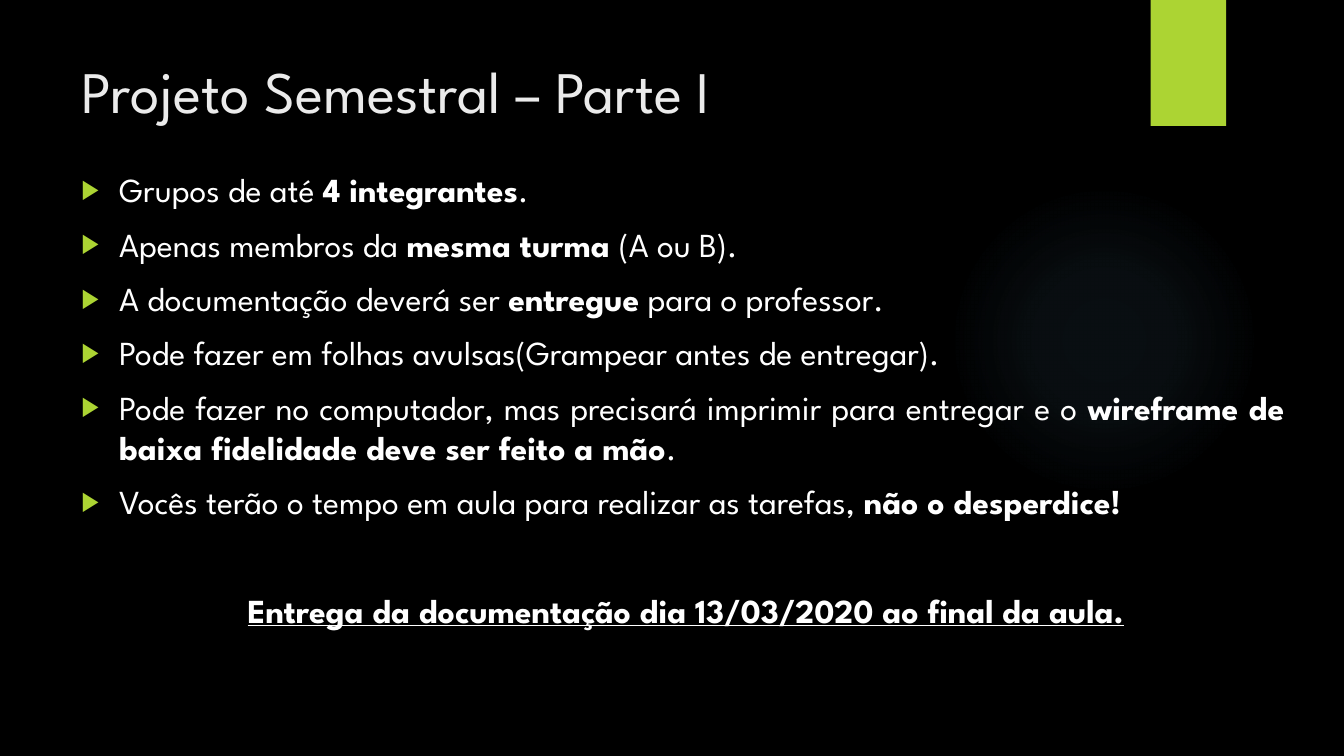
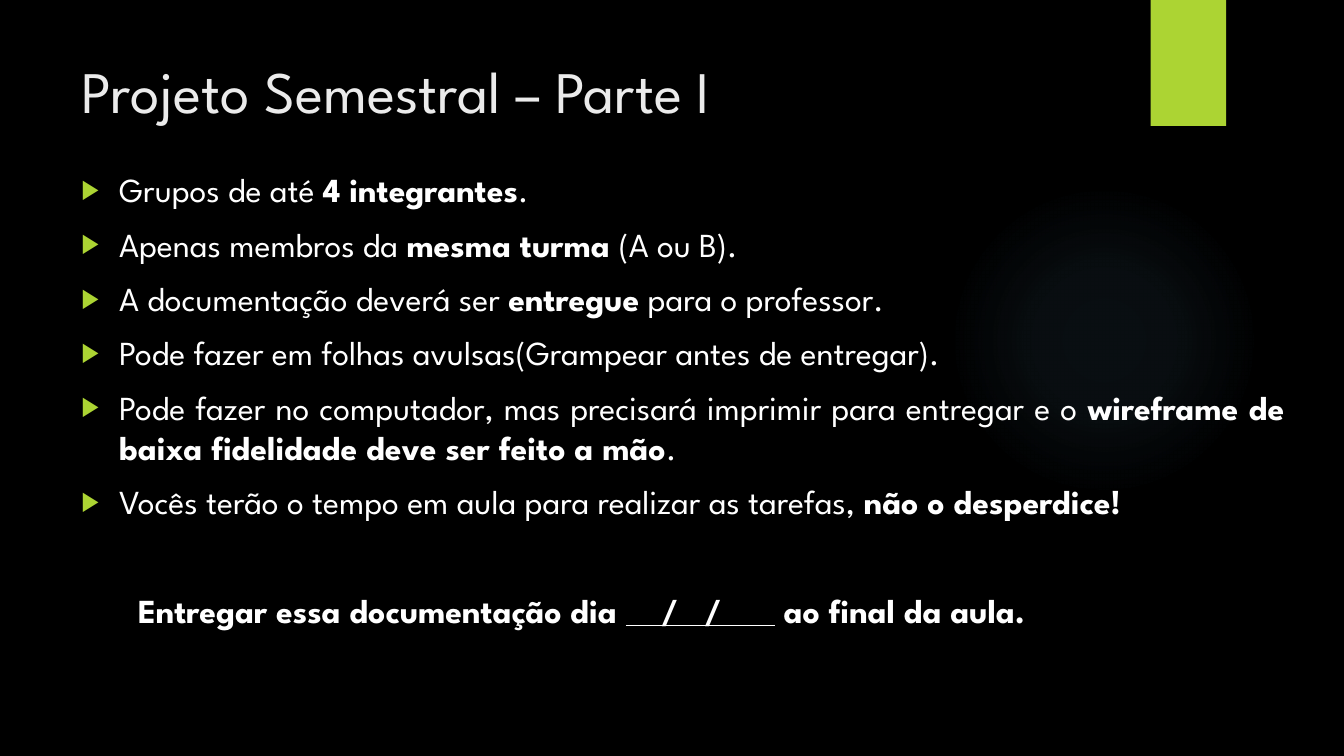
Before and after one commit to DiegoMeruoca/diegomeruoca.github.io, a slide deck: slide 2 of content/TDS/DD/Projeto Semestral – Parte I.ppsx. Drawn at 1344x756 pixels with LibreOffice and Linux fonts; fonts in the diff are those of the drawing; background and template pictures are left out. Boxes give left, top, right and bottom in pixels: in the first picture for what was removed or moved away, otherwise in the second. Text is boxed around its words. In the diff, an @@ line names an element or a change of style, - is before the commit and + after.

```diff
--- a/content/TDS/DD/Projeto Semestral – Parte I.ppsx
+++ b/content/TDS/DD/Projeto Semestral – Parte I.ppsx
@@ text at [138, 599, 1025, 631]: text changed @@
-Entrega da documentação dia 13/03/2020 ao final da aula.
+Entregar essa documentação dia / / ao final da aula.
```
Also in this commit, not shown: 1 other slide changed, 23 other files.
